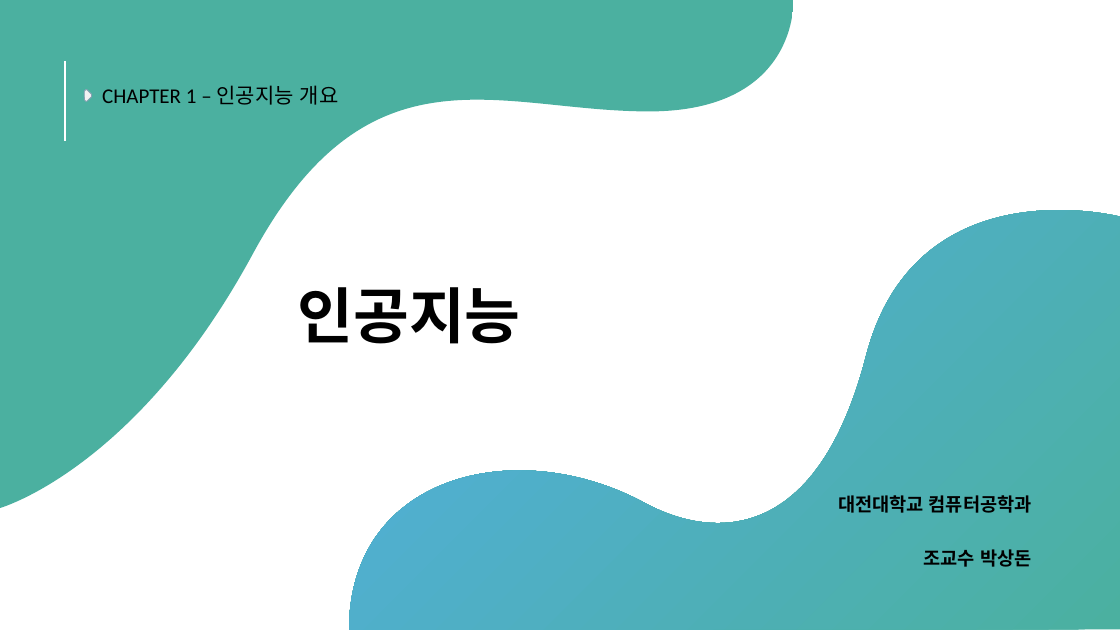
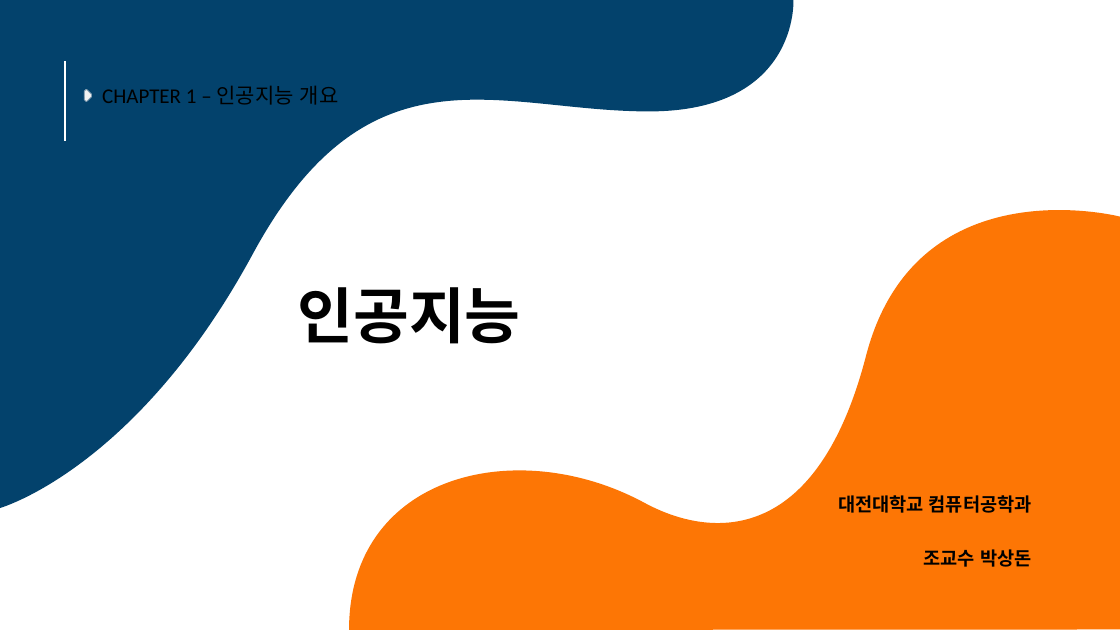
Before and after one commit to Sangdon-Park/Sangdon-Park.github.io, a slide deck: slide 1 of data/인공지능/01-인공지능개요.pptx. Drawn at 1120x630 pixels with LibreOffice and Linux fonts; fonts in the diff are those of the drawing. Boxes give left, top, right and bottom in pixels: in the first picture for what was removed or moved away, otherwise in the second. Text is boxed around its words. In the diff, an @@ line names an element or a change of style, - is before the commit and + after.

```diff
--- a/data/인공지능/01-인공지능개요.pptx
+++ b/data/인공지능/01-인공지능개요.pptx
@@ freeform shape at (0,0,799,508): fill #4BB0A0 to #03426C @@
@@ freeform shape at (349,210,1120,630): fill gradient #4BB0A0 to #52AEE1 to #FD7605 @@
```
Also in this commit, not shown: 42 other slides changed, 26 other files.
